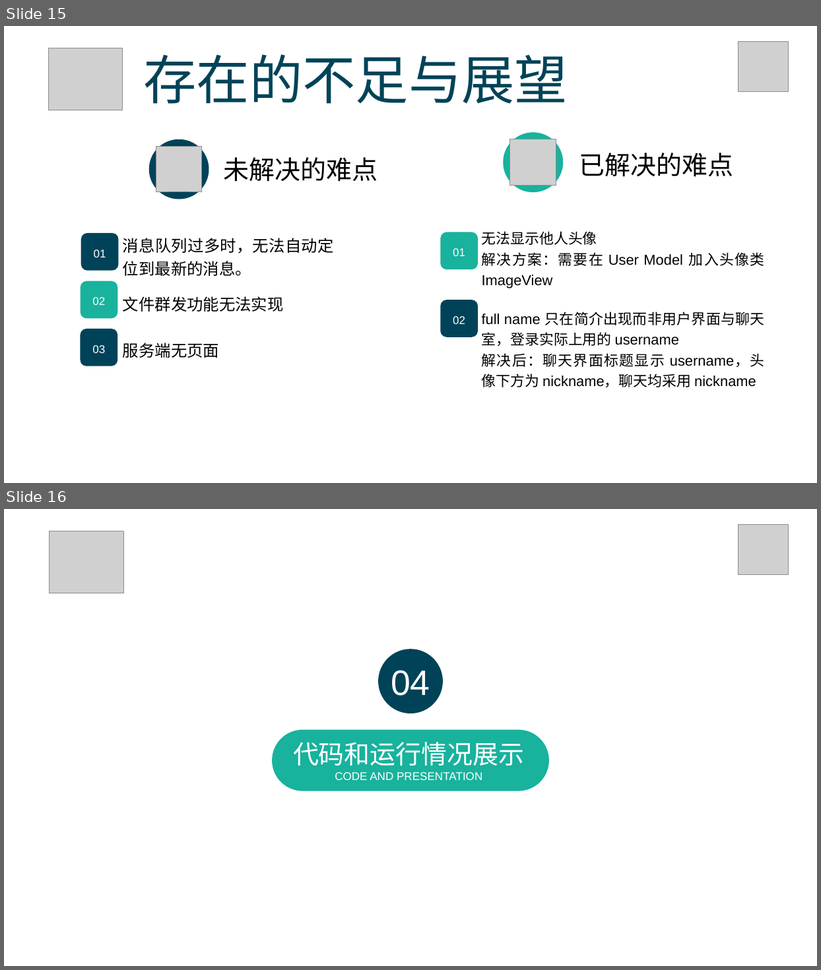
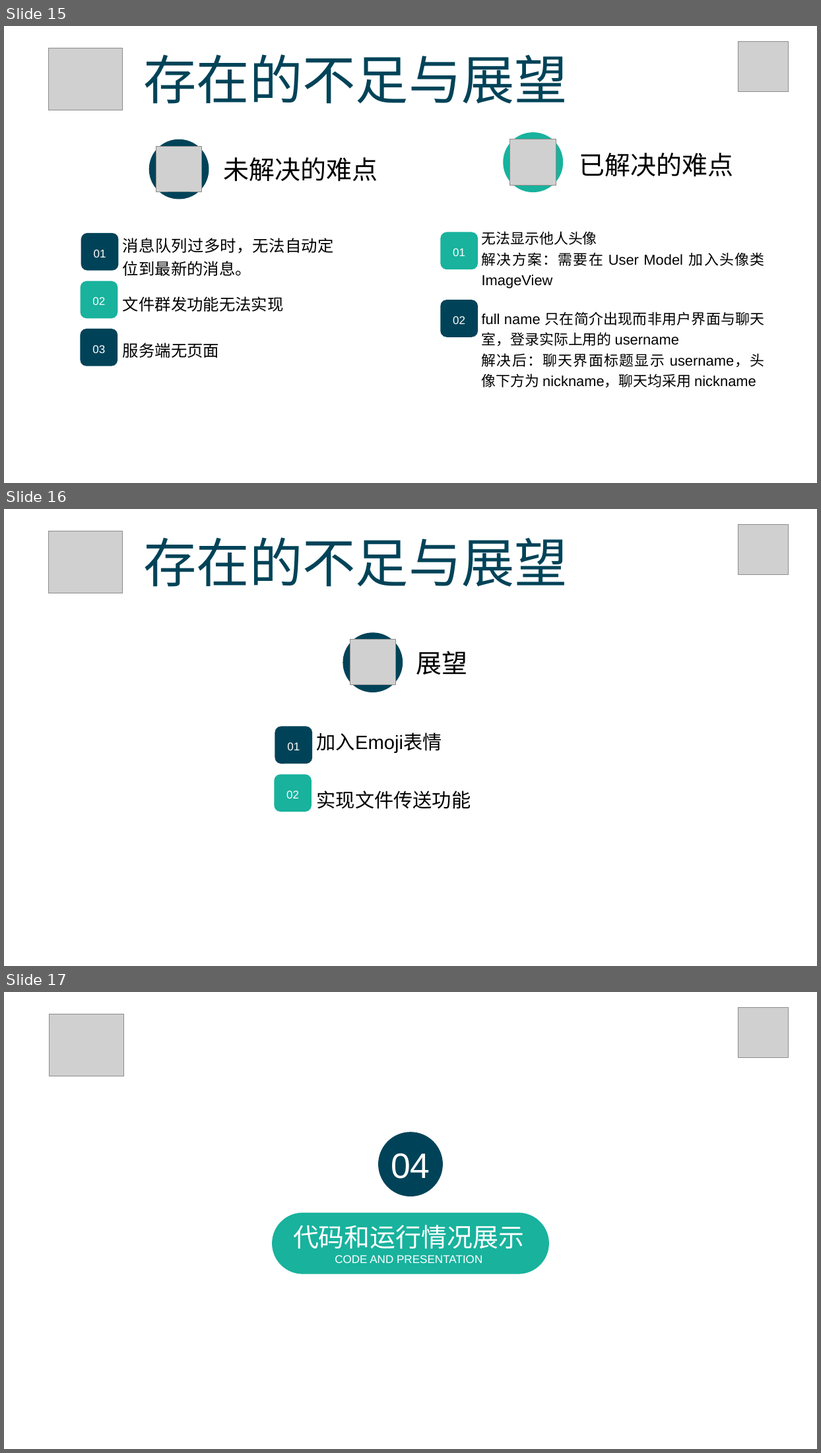
Before and after one commit to Ad-Bean/ChatChatTalk, a slide deck: javaPPT.pptx. Shown one above the other, each under a label of ours: slides 15 and 16 before the commit, slides 15, 16 and 17 after it. The pictures are 821x970 and 821x1453 pixels, drawn with LibreOffice and Linux fonts; fonts in the diff are those of the drawing; grey boxes stand for pictures. Boxes give left, top, right and bottom in pixels: in the first picture for what was removed or moved away, otherwise in the second. Text is boxed around its words. In the diff, an @@ line names an element or a change of style, - is before the commit and + after.

```diff
--- a/javaPPT.pptx
+++ b/javaPPT.pptx
@@ slide 16 added at (4, 509, 817, 966), background #FFFFFF @@
@@ picture added at (739, 525, 789, 575) @@
@@ picture added at (48, 531, 123, 593) @@
@@ text added at (144, 537, 568, 587), 66 pt, text #004358 @@
+存在的不足与展望
@@ freeform shape added at (343, 633, 403, 693), fill #004358 @@
@@ picture added at (350, 640, 396, 685) @@
@@ text added at (416, 651, 468, 675), 32 pt, text #000000 @@
+展望
@@ rounded rectangle added at (275, 726, 313, 764), fill #004358, 14 pt, text #FFFFFF @@
+01
@@ text added at (317, 733, 442, 753), 24 pt, text #000000 @@
+加入Emoji表情
@@ rounded rectangle added at (274, 774, 312, 812), fill #18B29D, 14 pt, text #FFFFFF @@
+02
@@ text added at (317, 791, 471, 809), 24 pt, text #000000 @@
+实现文件传送功能
@@ what was slide 16 is now slide 17 @@
```
